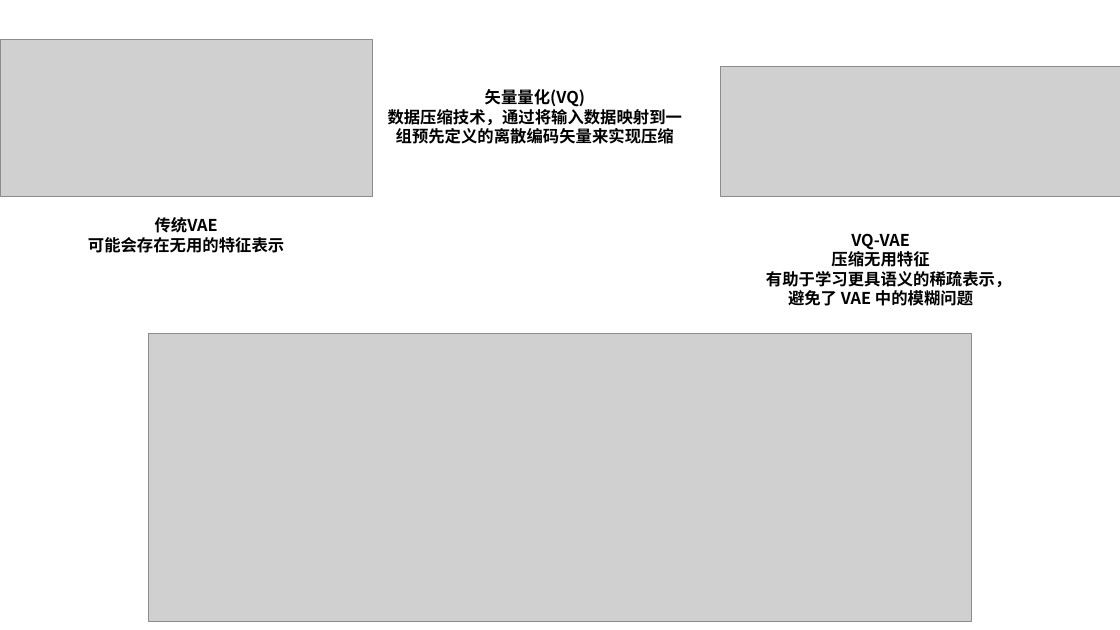
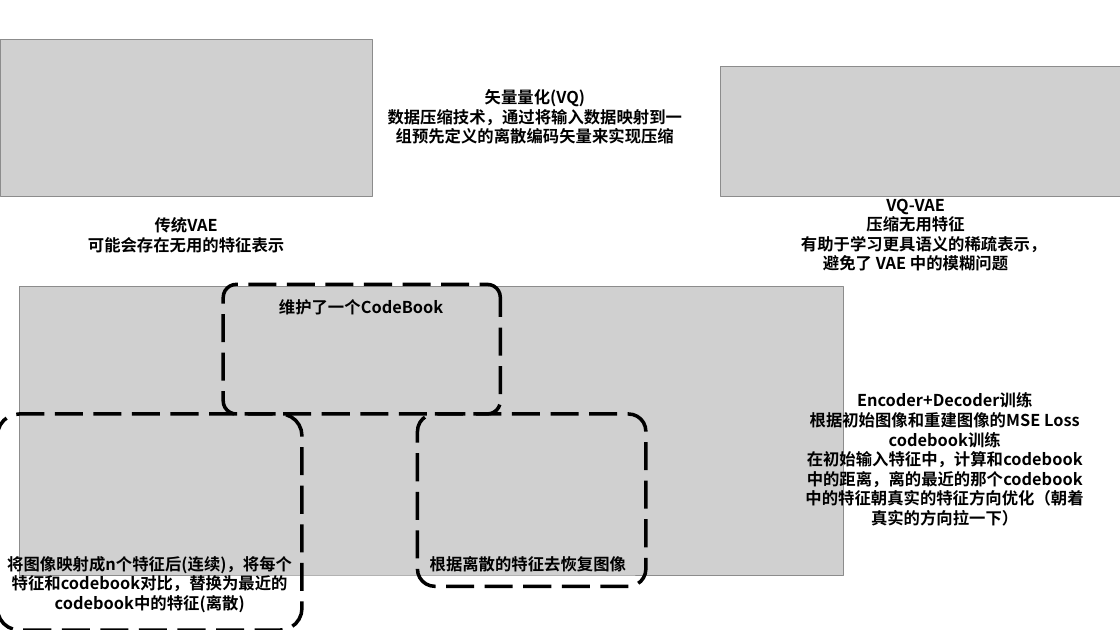
Before and after one commit to Elephant-King9/Paper, a slide deck: slide 5 of Base_Model/GAN+VAE+Diffusion/论文作图.pptx. Drawn at 1120x630 pixels with LibreOffice and Linux fonts; fonts in the diff are those of the drawing; grey boxes stand for pictures. Boxes give left, top, right and bottom in pixels: in the first picture for what was removed or moved away, otherwise in the second. Text is boxed around its words. In the diff, an @@ line names an element or a change of style, - is before the commit and + after.

```diff
--- a/Base_Model/GAN+VAE+Diffusion/论文作图.pptx
+++ b/Base_Model/GAN+VAE+Diffusion/论文作图.pptx
@@ text "VQ-VAE 压缩无用特征 有助于学习更具语义的稀疏表示，避免了 VAE 中的模糊问题" rewrapped from (x1=766, y1=233, x2=1011, y2=306) to (x1=801, y1=194, x2=1046, y2=271) @@
@@ picture moved from (x1=148, y1=334, x2=972, y2=622) to (x1=20, y1=287, x2=844, y2=576) @@
@@ rounded rectangle added at (x1=223, y1=285, x2=501, y2=414), outline #000000 3 pt dashed @@
@@ text added at (x1=279, y1=299, x2=443, y2=315), 14 pt, text #000000, bold @@
+维护了一个CodeBook
@@ rounded rectangle added at (x1=0, y1=414, x2=302, y2=630), outline #000000 3 pt dashed @@
@@ rounded rectangle added at (x1=418, y1=414, x2=646, y2=586), outline #000000 3 pt dashed @@
@@ text added at (x1=805, y1=392, x2=1083, y2=526), 14 pt, text #000000, bold @@
+Encoder+Decoder训练
+根据初始图像和重建图像的MSE Loss
+codebook训练
+在初始输入特征中，计算和codebook中的距离，离的最近的那个codebook中的特征朝真实的特征方向优化（朝着真实的方向拉一下）
@@ text added at (x1=7, y1=553, x2=292, y2=612), 14 pt, text #000000, bold @@
+将图像映射成n个特征后(连续)，将每个特征和codebook对比，替换为最近的codebook中的特征(离散)
@@ text added at (x1=430, y1=556, x2=626, y2=572), 14 pt, text #000000, bold @@
+根据离散的特征去恢复图像
```
Also in this commit, not shown: 1 other slide changed, 1 slide added, 11 other files.
